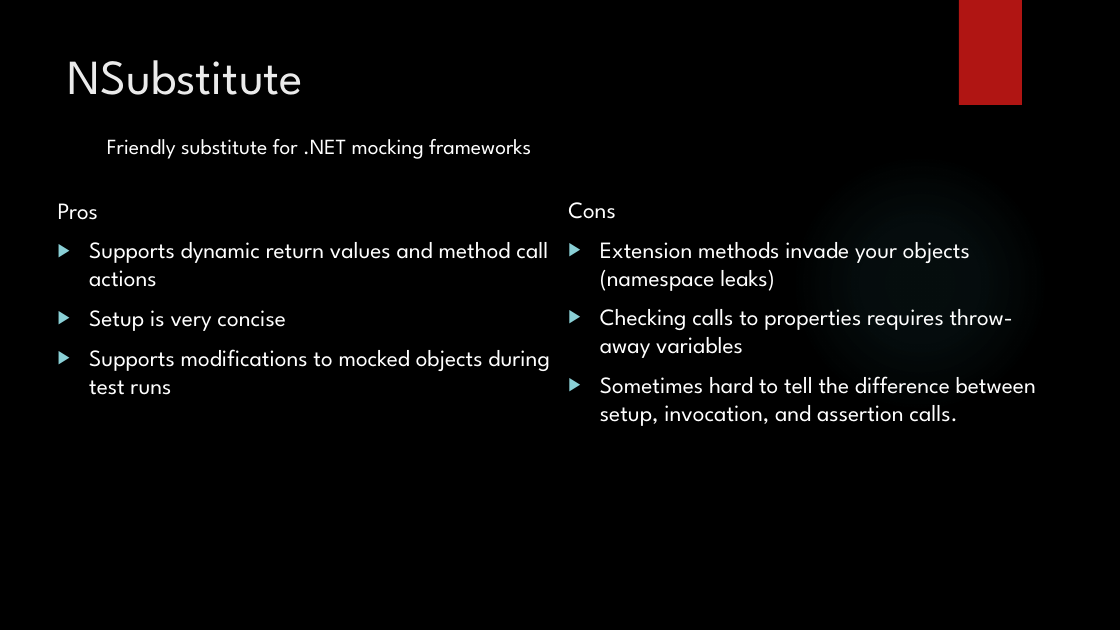
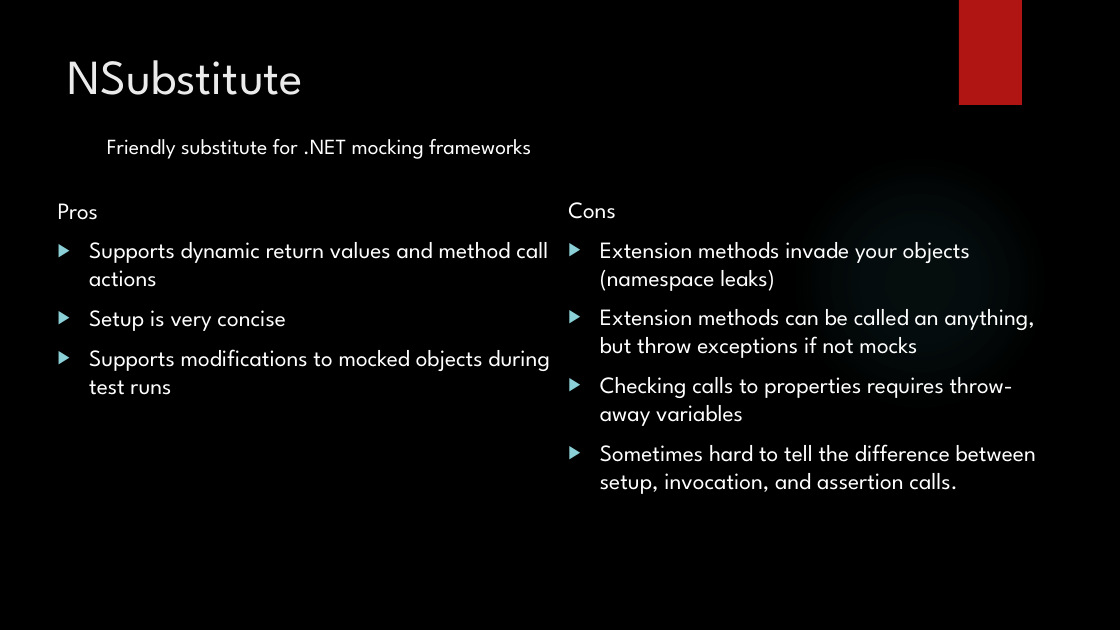
Before and after one commit to NUNUG/MockingFrameworks, a slide deck: slide 6 of MockingFrameworks.pptx. Drawn at 1120x630 pixels with LibreOffice and Linux fonts; fonts in the diff are those of the drawing; background and template pictures are left out. Boxes give left, top, right and bottom in pixels: in the first picture for what was removed or moved away, otherwise in the second. Text is boxed around its words. In the diff, an @@ line names an element or a change of style, - is before the commit and + after.

```diff
--- a/MockingFrameworks.pptx
+++ b/MockingFrameworks.pptx
@@ text at (600, 309, 1035, 358): paragraph added @@
+▶ Extension methods can be called an anything, but throw exceptions if not mocks
```
Also in this commit, not shown: 14 other files.
